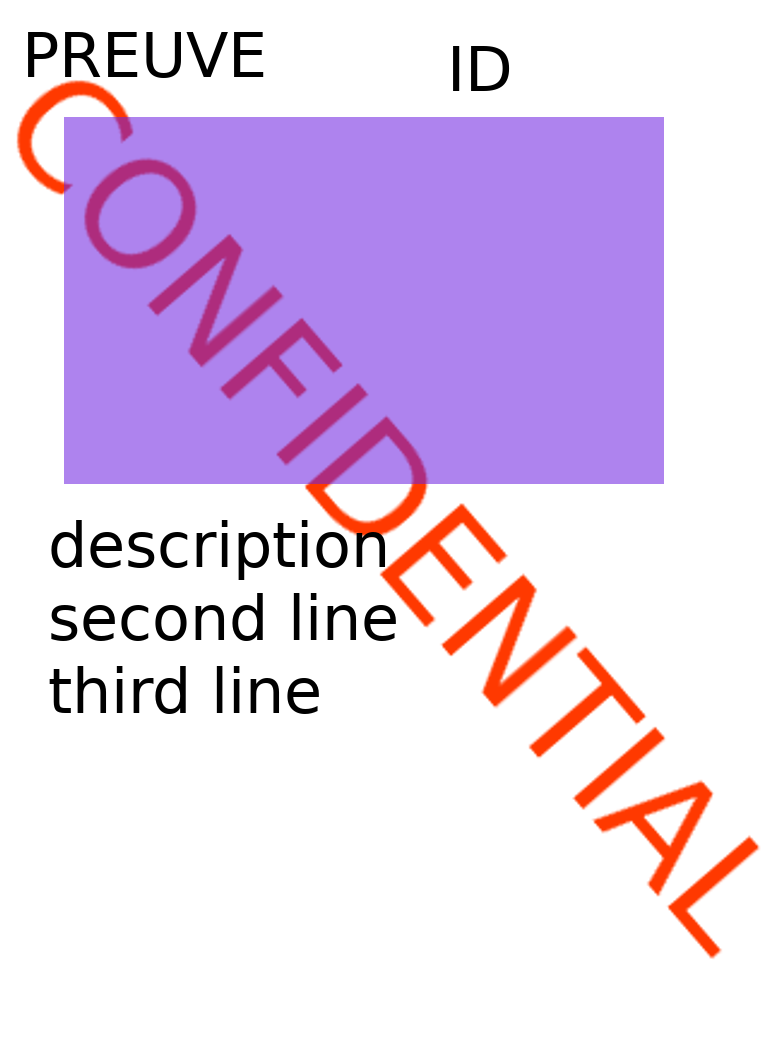
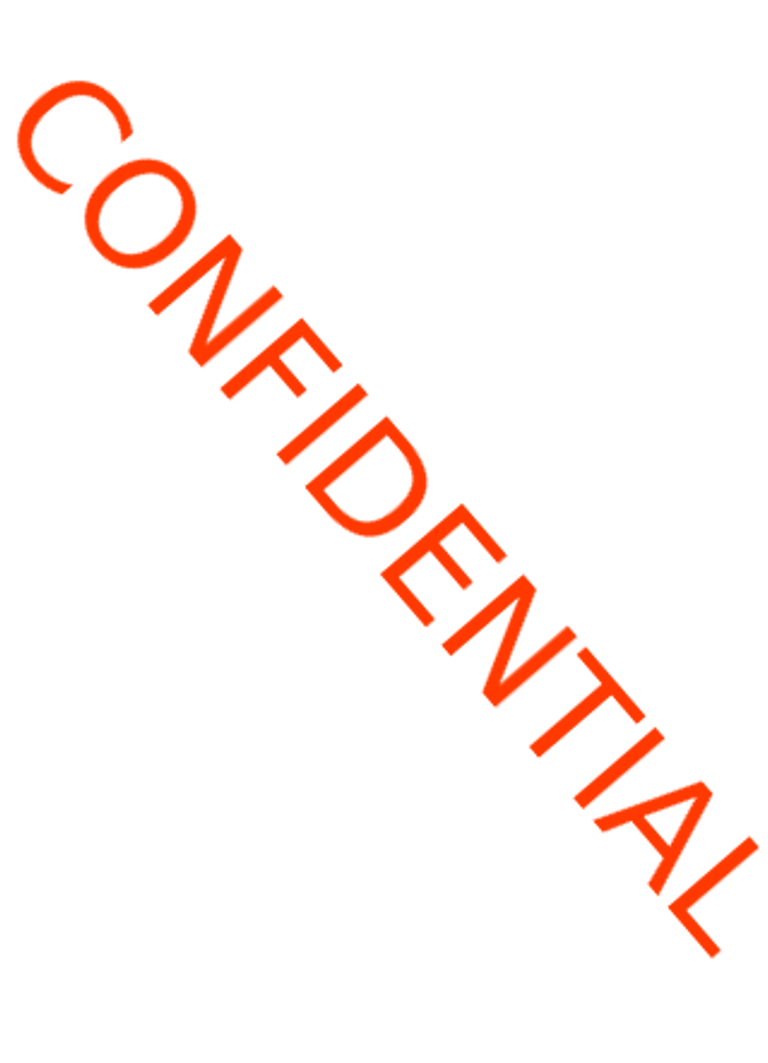
Layered file, before and after one edit (768 × 1063). Changes by layer:
hid "ID" over [453, 46, 510, 91]
hid "description ..." over [49, 520, 396, 714]
removed layer "img" (was 56%) over [64, 117, 664, 484]
hid "PREUVE" over [28, 32, 264, 78]
